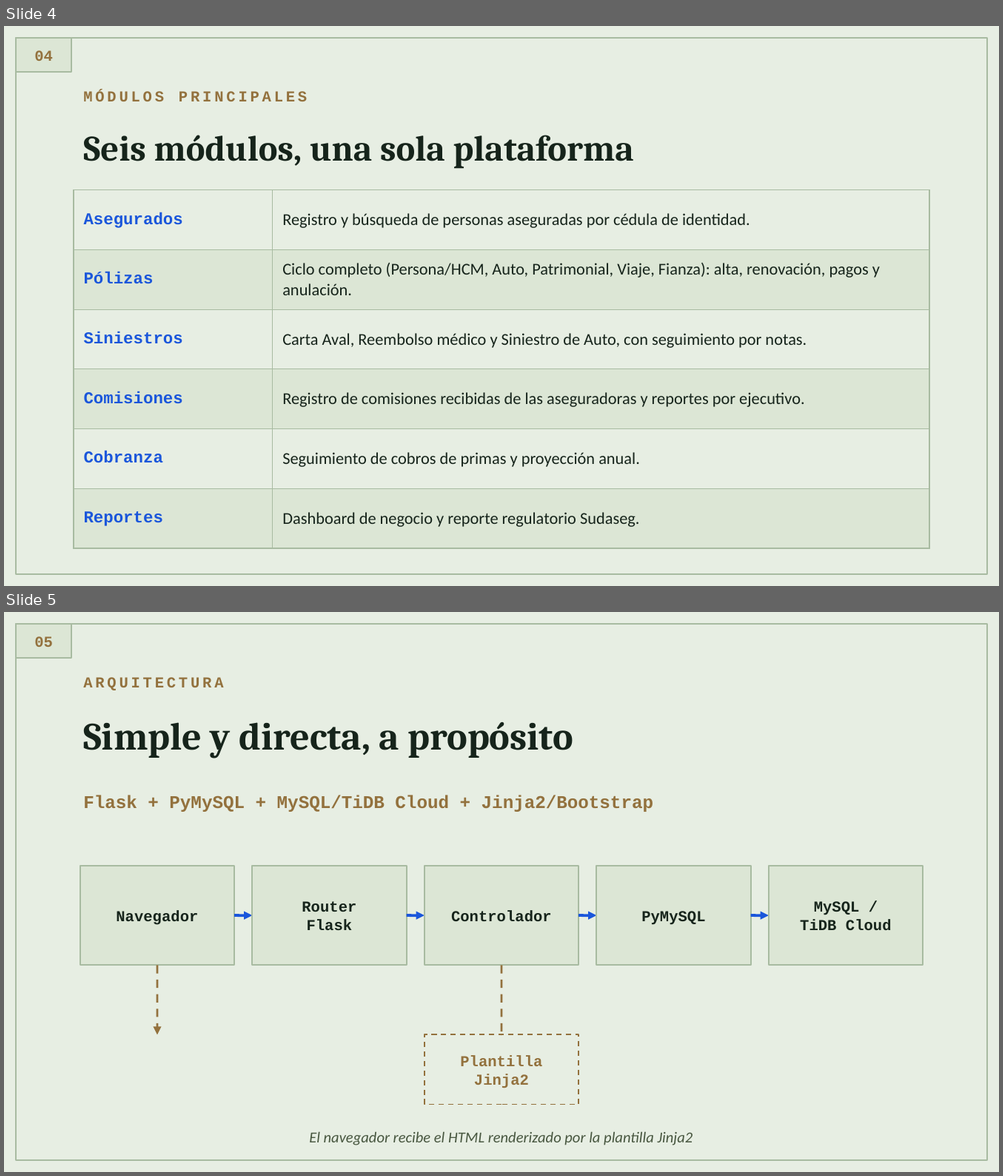
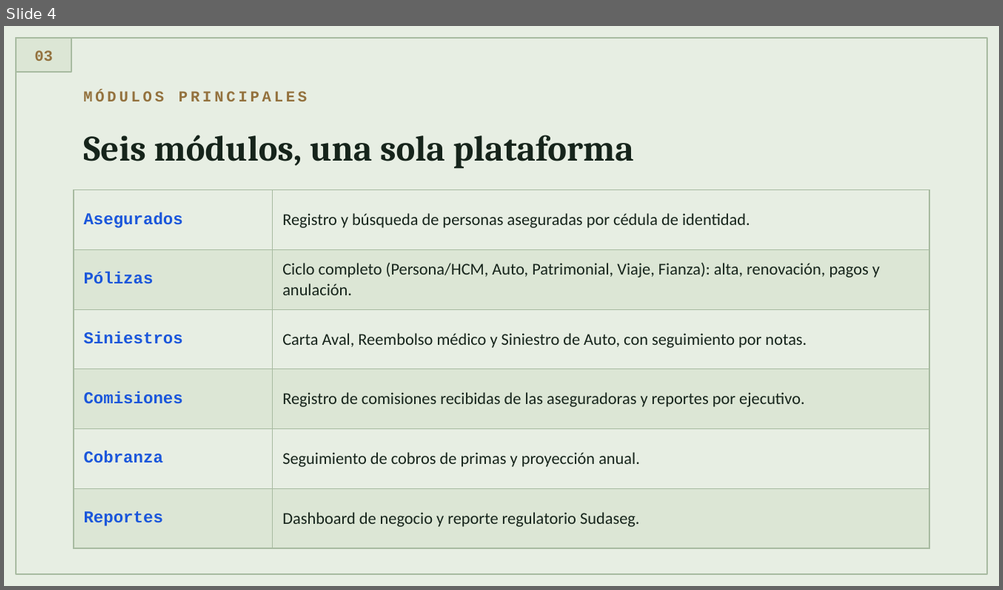
Before and after one commit to DanveDC/broker-suite, a slide deck: docs/BrokerCore-Presentacion.pptx. Shown one above the other, each under a label of ours: slides 4 and 5 before the commit, slide 4 after it. The pictures are 1003x1176 and 1003x590 pixels, drawn with LibreOffice and Linux fonts; fonts in the diff are those of the drawing. Boxes give left, top, right and bottom in pixels: in the first picture for what was removed or moved away, otherwise in the second. Text is boxed around its words. In the diff, an @@ line names an element or a change of style, - is before the commit and + after.

Commit message:
docs: update presentation to product-pitch framing
Regenerate BrokerCore-Presentacion.pptx to match the reworked HTML
deck: drop the changelog-style comisiones slide and the deployment
location slide, add a practical "qué registra" slide, replace the
route-count stat with a more relevant integrations count.

```diff
--- a/docs/BrokerCore-Presentacion.pptx
+++ b/docs/BrokerCore-Presentacion.pptx
@@ slide 5 removed at [4,612,999,1172], background #E7EEE3 @@
@@ rectangle removed at [16,624,987,1160] @@
@@ rectangle removed at [16,624,71,658] @@
@@ text removed at [34,636,53,647] @@
-05
@@ text removed at [83,677,223,690] @@
-ARQUITECTURA
@@ text removed at [83,722,573,759] @@
-Simple y directa, a propósito
@@ text removed at [83,795,653,812] @@
-Flask + PyMySQL + MySQL/TiDB Cloud + Jinja2/Bootstrap
@@ rectangle removed at [80,866,235,965] @@
@@ rectangle removed at [253,866,407,965] @@
@@ rectangle removed at [424,866,578,965] @@
@@ rectangle removed at [597,866,751,965] @@
@@ rectangle removed at [768,866,922,965] @@
@@ text removed at [116,910,198,925] @@
-Navegador
@@ arrow removed from (233, 915) to (253, 915) @@
@@ text removed at [301,901,356,930] @@
-Router
-Flask
@@ arrow removed from (406, 915) to (424, 915) @@
@@ text removed at [451,910,552,921] @@
-Controlador
@@ arrow removed from (579, 915) to (597, 915) @@
@@ text removed at [641,911,705,925] @@
-PyMySQL
@@ arrow removed from (750, 915) to (768, 915) @@
@@ text removed at [800,901,891,930] @@
-MySQL /
-TiDB Cloud
@@ arrow removed from (157, 965) to (157, 1035) @@
@@ line removed from (501, 965) to (501, 1035) @@
@@ rectangle removed at [424,1035,578,1104] @@
@@ text removed at [460,1055,542,1088] @@
-Plantilla
-Jinja2
@@ line removed from (501, 1035) to (501, 1035) @@
@@ text removed at [309,1131,693,1146] @@
-El navegador recibe el HTML renderizado por la plantilla Jinja2
@@ slide 4 changed as well @@
@@ text at [34,50,53,61]: text changed @@
-04
+03
```
Also in this commit, not shown: 6 other slides changed, 2 slides added, 2 other slides removed.
